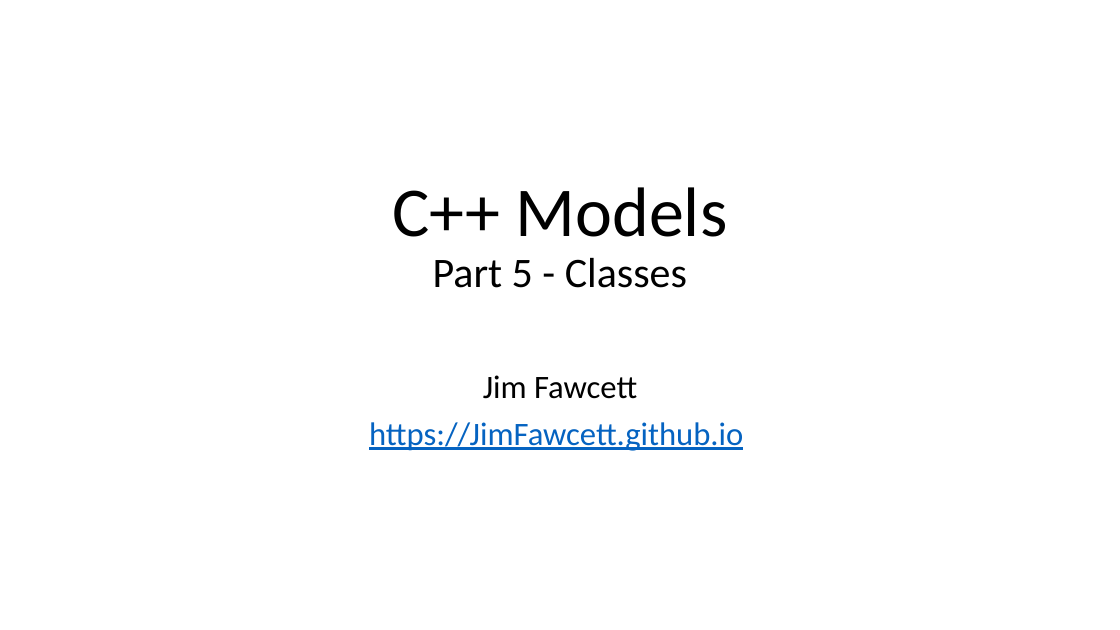
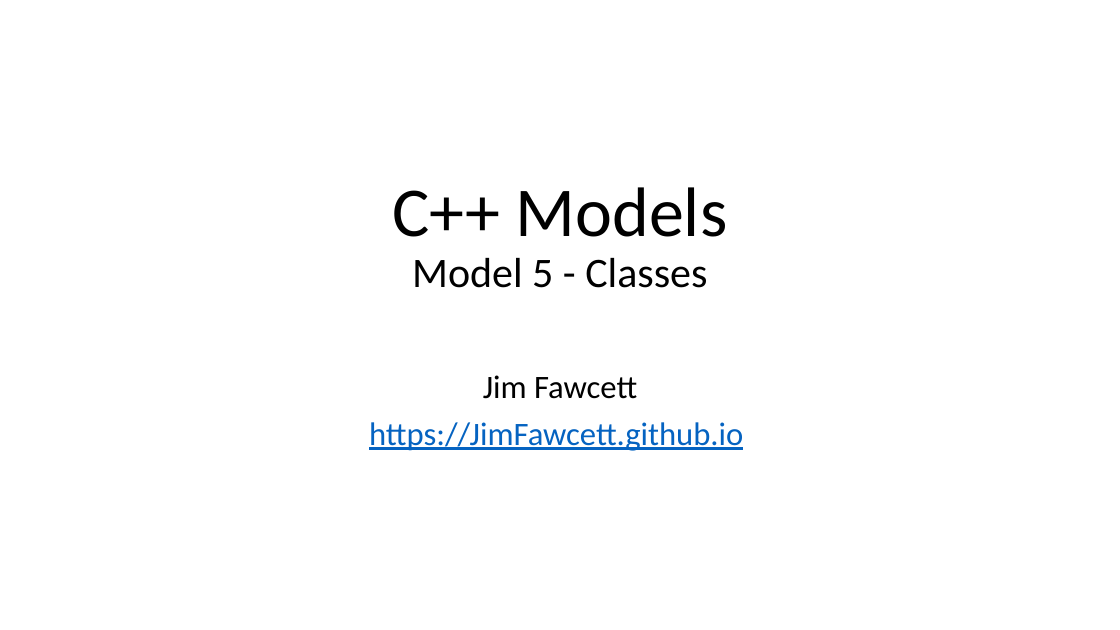
Before and after one commit to JimFawcett/JimFawcett.github.io, a slide deck: slide 24 of Resources/CppModels.pptx. Drawn at 1120x630 pixels with LibreOffice and Linux fonts; fonts in the diff are those of the drawing. Boxes give left, top, right and bottom in pixels: in the first picture for what was removed or moved away, otherwise in the second. Text is boxed around its words. In the diff, an @@ line names an element or a change of style, - is before the commit and + after.

```diff
--- a/Resources/CppModels.pptx
+++ b/Resources/CppModels.pptx
@@ title at (x1=392, y1=187, x2=728, y2=288): text changed @@
-C++ Models
-Part 5 - Classes
+C++ Models
+Model 5 - Classes
```
Also in this commit, not shown: 7 other slides changed, 1 other file.
